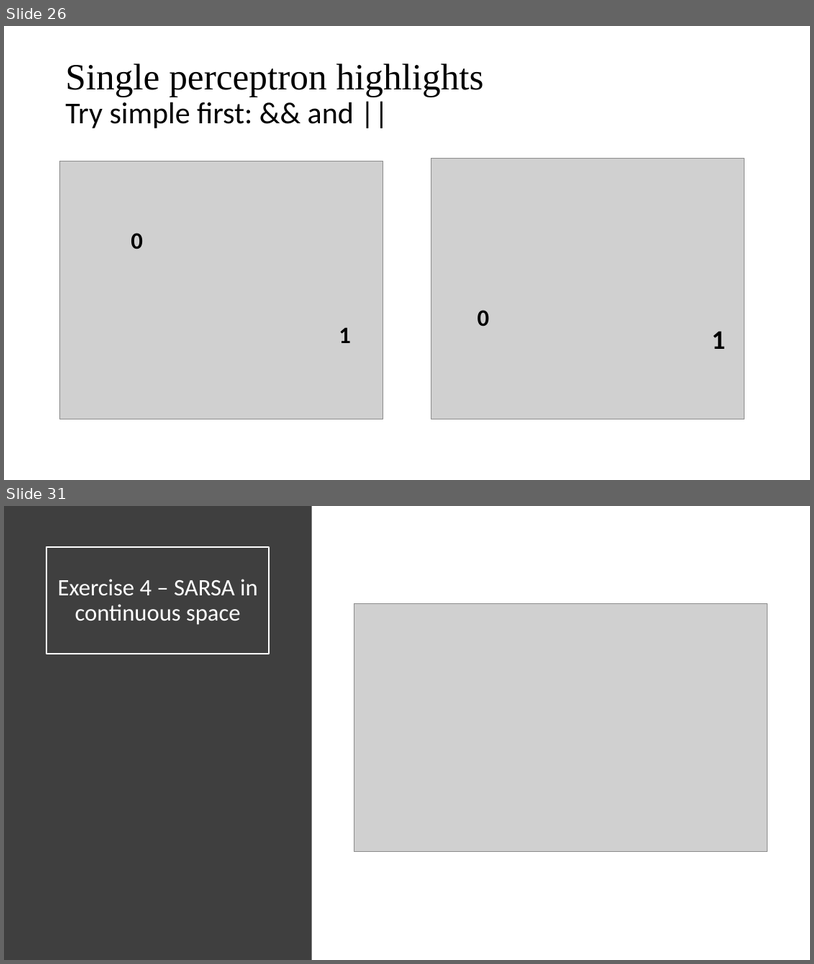
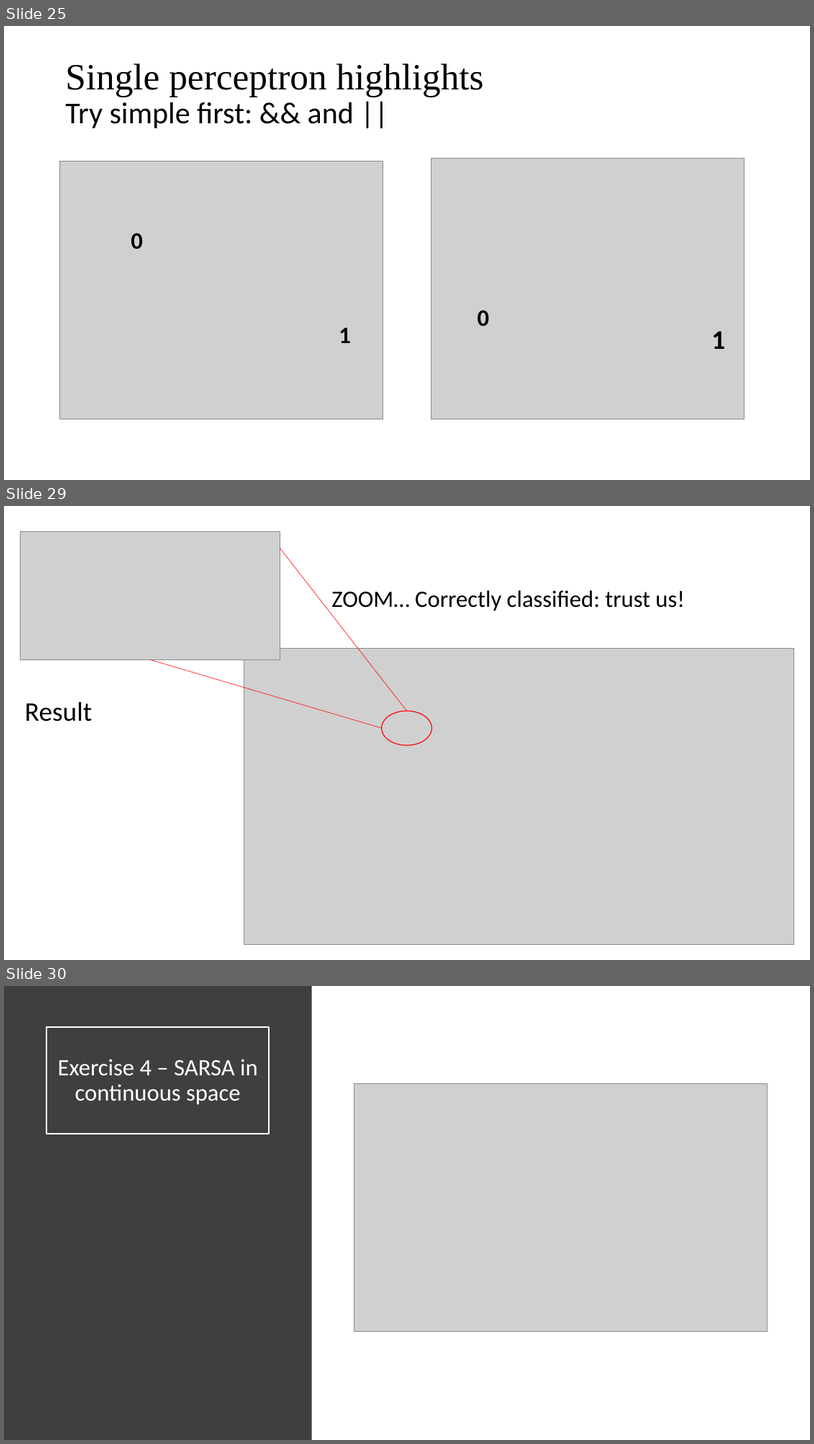
Before and after one commit to mpiffari/ReinforcementLearning2019, a slide deck: Presentation/SDU_SummerSchool_Presentation.pptx. Shown one above the other, each under a label of ours: slides 26 and 31 before the commit, slides 25, 29 and 30 after it; the slides between them are not shown. The pictures are 814x964 and 814x1444 pixels, drawn with LibreOffice and Linux fonts; fonts in the diff are those of the drawing; grey boxes stand for pictures. Boxes give left, top, right and bottom in pixels: in the first picture for what was removed or moved away, otherwise in the second. Text is boxed around its words. In the diff, an @@ line names an element or a change of style, - is before the commit and + after.

```diff
--- a/Presentation/SDU_SummerSchool_Presentation.pptx
+++ b/Presentation/SDU_SummerSchool_Presentation.pptx
@@ slide 29 added at [4, 506, 810, 960], background #FFFFFF @@
@@ picture added at [21, 531, 280, 659] @@
@@ line added from (407, 710) to (280, 548), #FF0000 0.5 pt @@
@@ text added at [332, 590, 685, 611], 28 pt, text #000000 @@
+ZOOM… Correctly classified: trust us!
@@ picture added at [244, 648, 795, 944] @@
@@ line added from (382, 728) to (149, 659), #FF0000 0.5 pt @@
@@ text added at [25, 702, 92, 721], 32 pt, text #000000 @@
+Result
@@ ellipse added at [382, 710, 432, 745], outline #FF0000 1 pt @@
@@ what was slide 26 is now slide 25 @@
@@ what was slide 31 is now slide 30 @@
```
Also in this commit, not shown: 13 slides changed, 7 other slides added, 5 slides removed, 4 other files.
